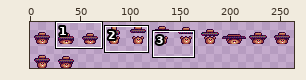
Edited in one commit: sprite sheet (assets/guillermo/guillermo.png). The picture above shows the old version from afar; the outline marks the close-up.
Close-up. Before the edit:
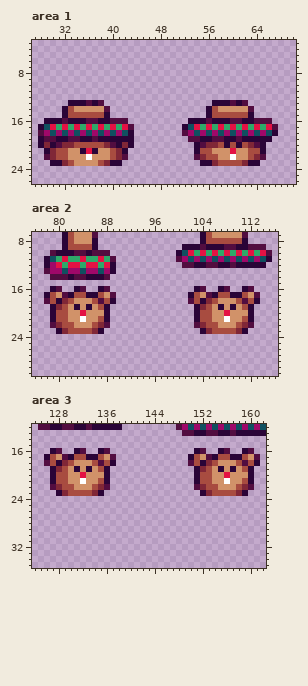
The file is 264x48 pixels. Shown: area 1: x 27..70, y 3..26; area 2: x 76..116, y 7..30; area 3: x 124..162, y 12..35. The wide view leaves out empty margins. The commit also changed other parts of the picture, which this record leaves out.
After:
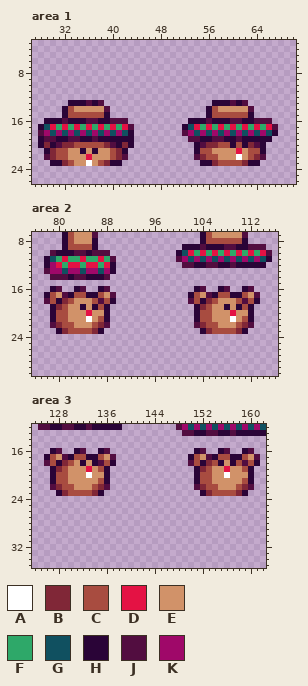
Palette (. is transparent): A #ffffff  B #802737  C #a84c40  D #e41244  E #d19269  F #2ea869  G #105060  H #2a0437  J #520d40  K #9f0869
Difference:
--- area 1
@@ x 27..70 @@
 19 .HJJHHJJHHJHHHHHH.........JJHHJJHHJHHHHH....
-20 .HBHJBBCCCCCBJHBH..........HJBBCHCHCBJH.....
-21 ..HBCCEEHDHEECBH...........HCCEEEDEECCH.....
-22 ..JBCCEEEAEEECBJ...........JBCCEEAEECBJ.....
-23 ...HHBCEEEECBHH.............HHBCCCCBHH......
+20 .HBHJBBCCCCCBJHBH..........HJBBCCHCHBJH.....
+21 ..HBCCEEHEHEECBH...........HCCEEEEDECCH.....
+22 ..JBCCEEEDEEECBJ...........JBCCEEEAECBJ.....
+23 ...HHBCEEAECBHH.............HHBCCCCBHH......
 24 ............................................
--- area 2
@@ x 76..116 @@
 18 ..JCHBCEEECJCH............JCHBCEEECJCH...
-19 ...HBCEHEHECH..............HBCEHEHECH....
-20 ...HCCEEDEEEH..............HCCEEDEEEH....
-21 ...HCCEEAEECH..............HCCEEAEECH....
+19 ...HBCEEHEHCH..............HBCEEHEHCH....
+20 ...HCCEEEDEEH..............HCCEEEDEEH....
+21 ...HCCEEEAECH..............HCCEEEAECH....
 22 ...JBCCEEECBJ..............JBCCEEECBJ....
--- area 3
@@ x 124..162 @@
 17 ..HCEJHCCHHCEJ............HCEJHCCHHCEJ.
-18 ..JCHBCEEECJCH............JCHBCEEECJCH.
-19 ...HBCEHEHECH..............HBCEHEHECH..
-20 ...HCCEEDEEEH..............HCCEEDEEEH..
-21 ...HCCEEAEECH..............HCCEEAEECH..
+18 ..JCHBCEHEHJCH............JCHBCHEHCJCH.
+19 ...HBCEEEDECH..............HBCEEDEECH..
+20 ...HCCEEEAEEH..............HCCEEAEEEH..
+21 ...HCCEEEEECH..............HCCEEEEECH..
 22 ...JBCCEEECBJ..............JBCCEEECBJ..
Boxes around the changes in both close-ups, in picture pixels (x1, y1, x2, y2):
changed: (224, 142, 248, 160)
changed: (86, 148, 92, 166)
changed: (74, 304, 98, 322)
changed: (218, 304, 242, 322)
changed: (74, 460, 98, 484)
changed: (218, 460, 236, 484)
